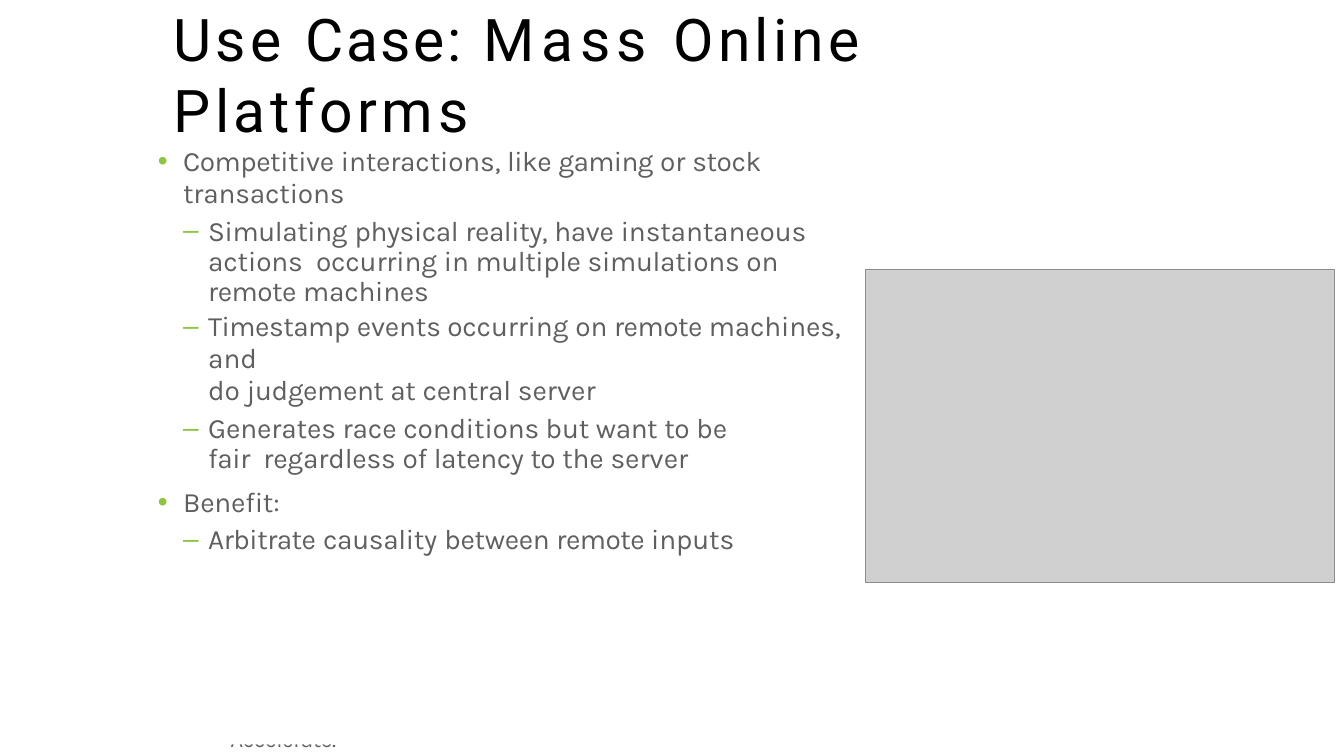
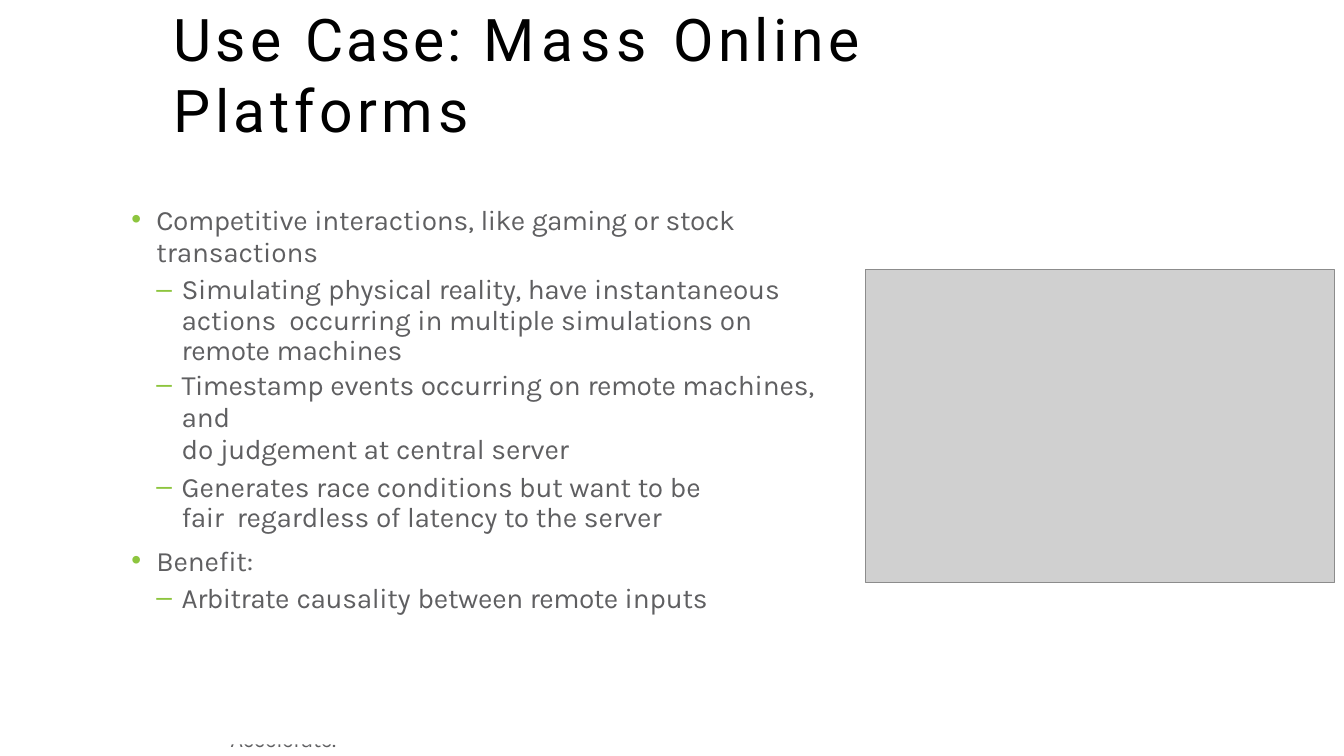
Before and after one commit to SiwaNetwork/QUANTUM, a slide deck: slide 3 of Time-Card/ДОКУМЕНТЫ/МАТЕРИАЛ СТАТЬИ/End User Synchronization.pptx. Drawn at 1344x756 pixels with LibreOffice and Linux fonts; fonts in the diff are those of the drawing; grey boxes stand for pictures. Boxes give left, top, right and bottom in pixels: in the first picture for what was removed or moved away, otherwise in the second. Text is boxed around its words. In the diff, an @@ line names an element or a change of style, - is before the commit and + after.

```diff
--- a/Time-Card/ДОКУМЕНТЫ/МАТЕРИАЛ СТАТЬИ/End User Synchronization.pptx
+++ b/Time-Card/ДОКУМЕНТЫ/МАТЕРИАЛ СТАТЬИ/End User Synchronization.pptx
@@ text "Competitive interactions, like gaming or ...": place and size @@
-text "Competitive interactions, like gaming or ..." at box(183, 152, 841, 556)
+text "Competitive interactions, like gaming or ..." at box(156, 211, 814, 615)
```
Also in this commit, not shown: 7 other slides changed, 1 slide removed, 5 other files.
